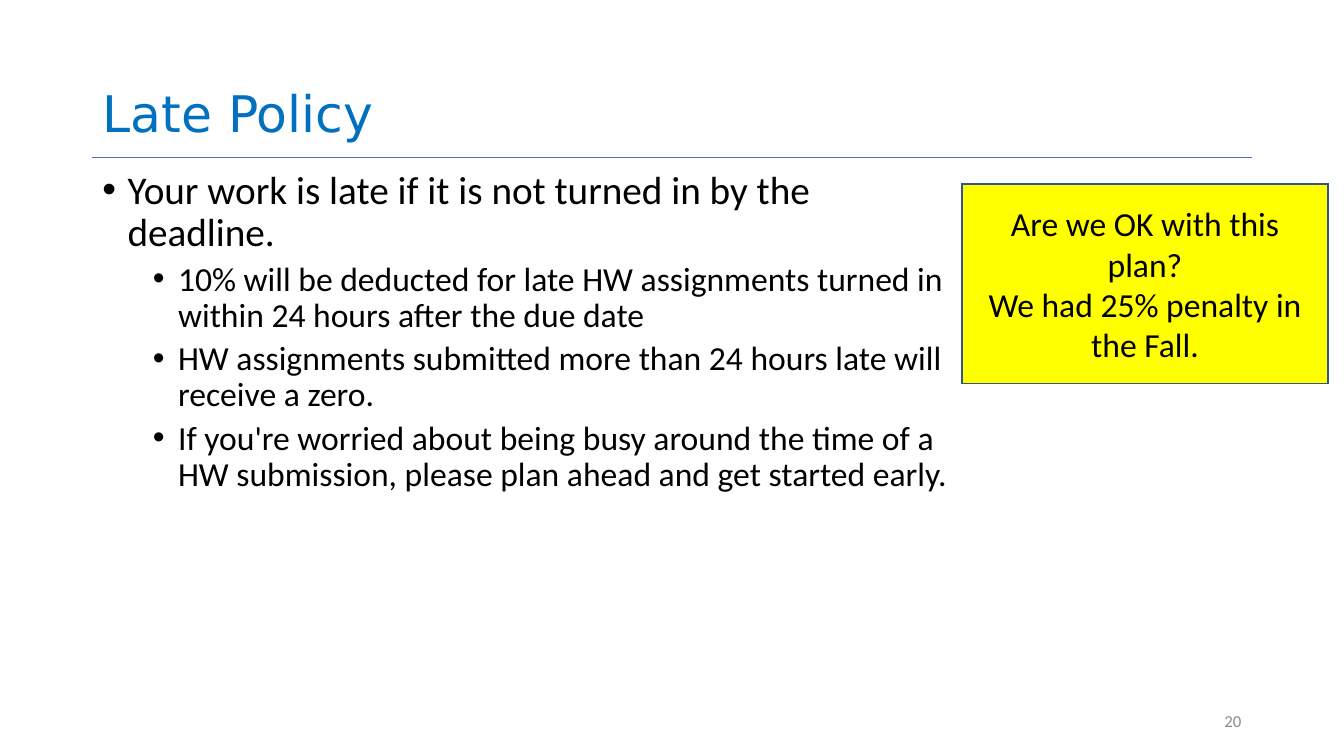
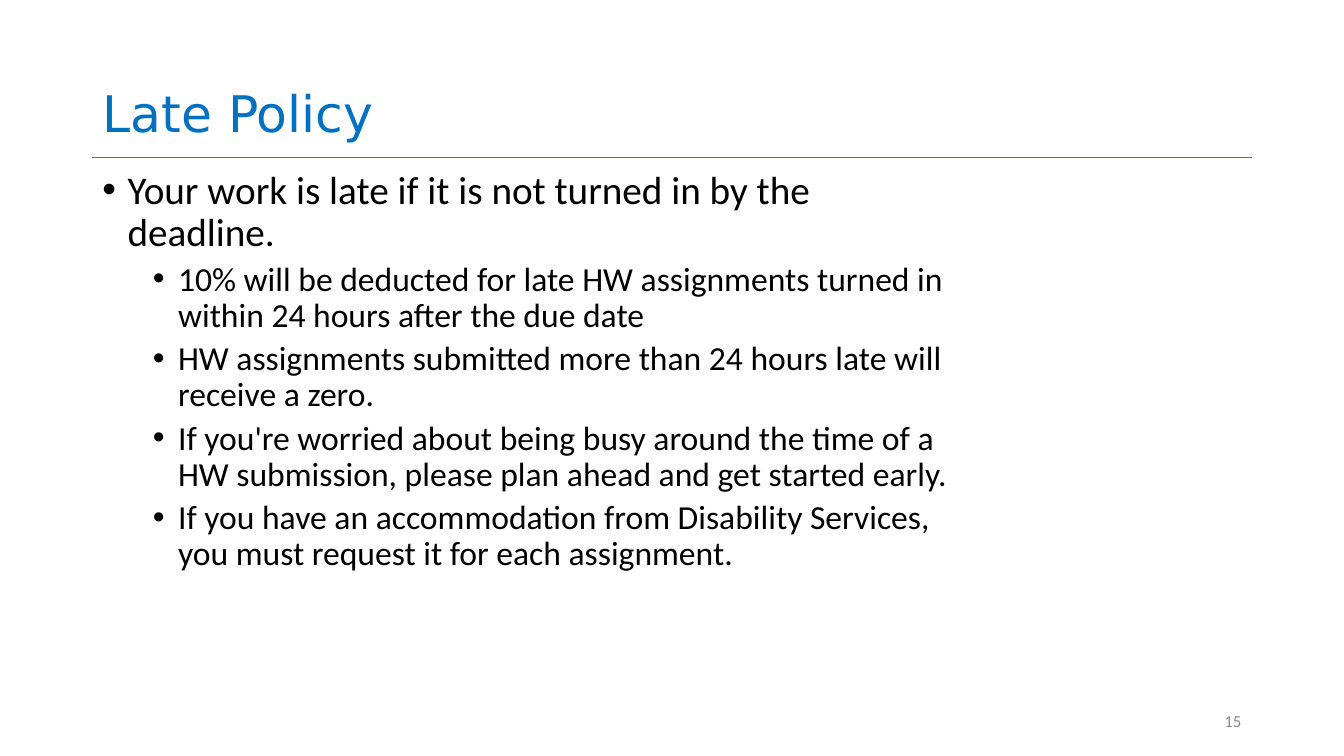
Before and after one commit to neu-se/CS4530-Spring-2022, a slide deck: slide 15 of Slides/Lesson 1.1 Course Introduction.pptx (slide 20 before the commit). Drawn at 1344x756 pixels with LibreOffice and Linux fonts; fonts in the diff are those of the drawing. Boxes give left, top, right and bottom in pixels: in the first picture for what was removed or moved away, otherwise in the second. Text is boxed around its words. In the diff, an @@ line names an element or a change of style, - is before the commit and + after.

```diff
--- a/Slides/Lesson 1.1 Course Introduction.pptx
+++ b/Slides/Lesson 1.1 Course Introduction.pptx
@@ rectangle removed at box(962, 184, 1328, 383) @@
-Are we OK with this plan?
-We had 25% penalty in the Fall.
@@ text at box(178, 505, 929, 571): paragraph added @@
+  • If you have an accommodation from Disability Services, you must request it for each assignment.
@@ page number at box(1224, 716, 1241, 727): text changed @@
-20
+15
```
Also in this commit, not shown: 7 other slides changed, 5 slides removed.
